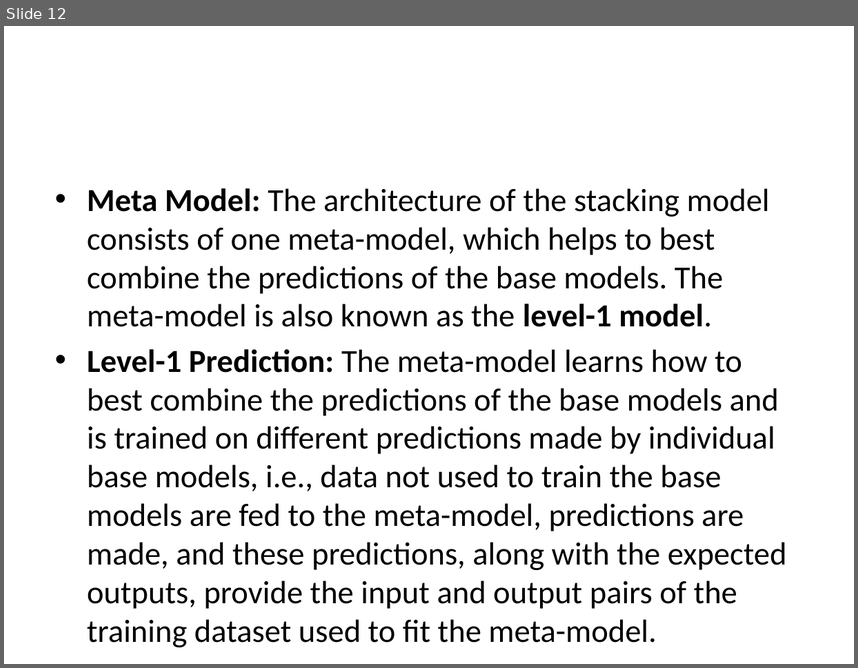
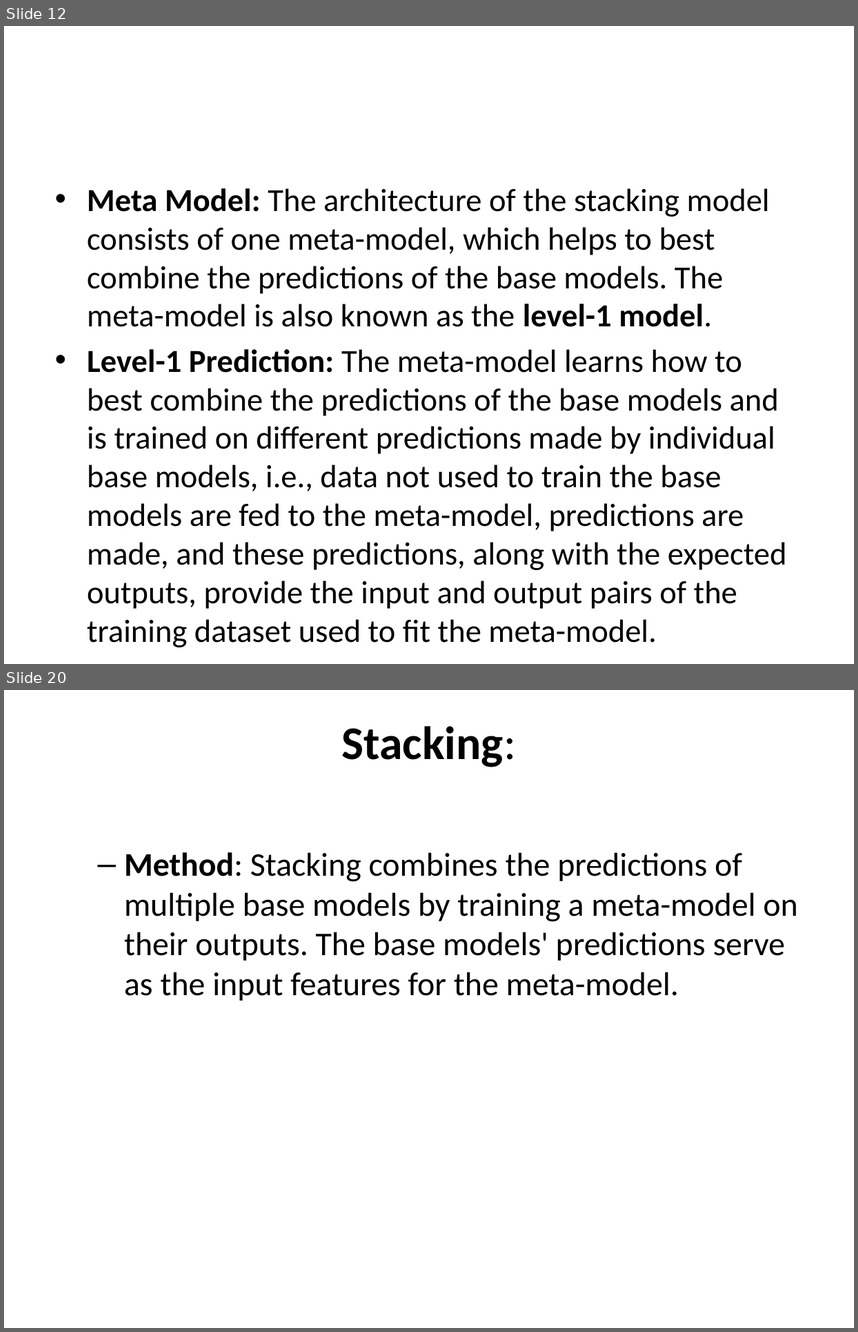
Before and after one commit to devipriyak/Machine-Learning-AI_ML-21-BAtch-V-sem, a slide deck: Ensemble Learning.pptx. Shown one above the other, each under a label of ours: slide 12 before the commit, slides 12 and 20 after it; the slides between them are not shown. The pictures are 858x668 and 858x1332 pixels, drawn with LibreOffice and Linux fonts; fonts in the diff are those of the drawing. Boxes give left, top, right and bottom in pixels: in the first picture for what was removed or moved away, otherwise in the second. Text is boxed around its words. In the diff, an @@ line names an element or a change of style, - is before the commit and + after.

```diff
--- a/Ensemble Learning.pptx
+++ b/Ensemble Learning.pptx
@@ slide 20 added at box(4, 690, 854, 1328), background #FFFFFF @@
@@ title added at box(342, 726, 516, 767), 39.6 pt, text #000000, bold @@
+Stacking:
@@ text added at box(124, 852, 797, 1000), 28 pt, text #000000 @@
+  – Method: Stacking combines the predictions of multiple base models by training a meta-model on their outputs. The base models' predictions serve as the input features for the meta-model.
```
Also in this commit, not shown: 1 slide changed, 8 other slides added, 1 slide removed.
